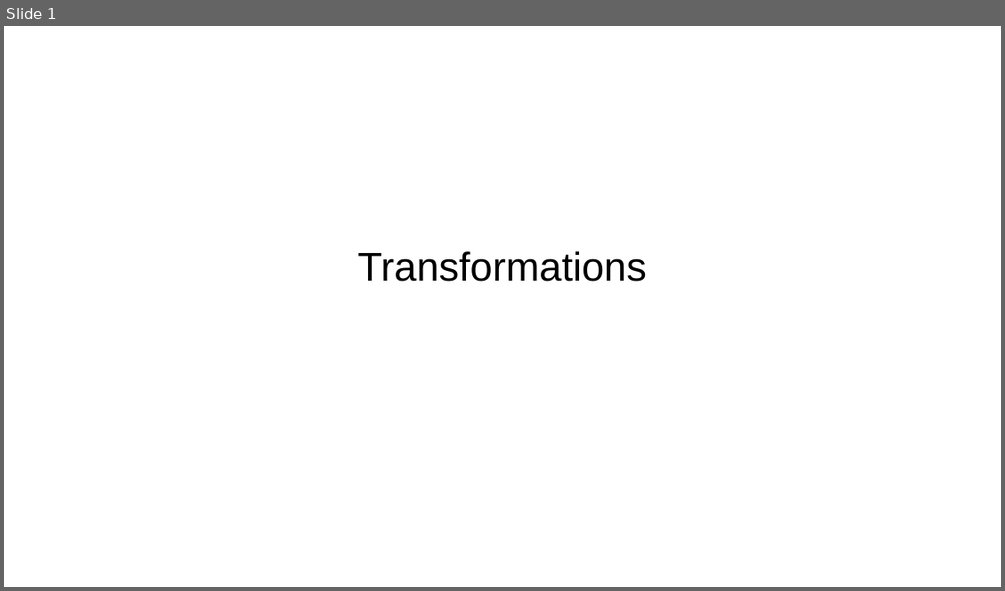
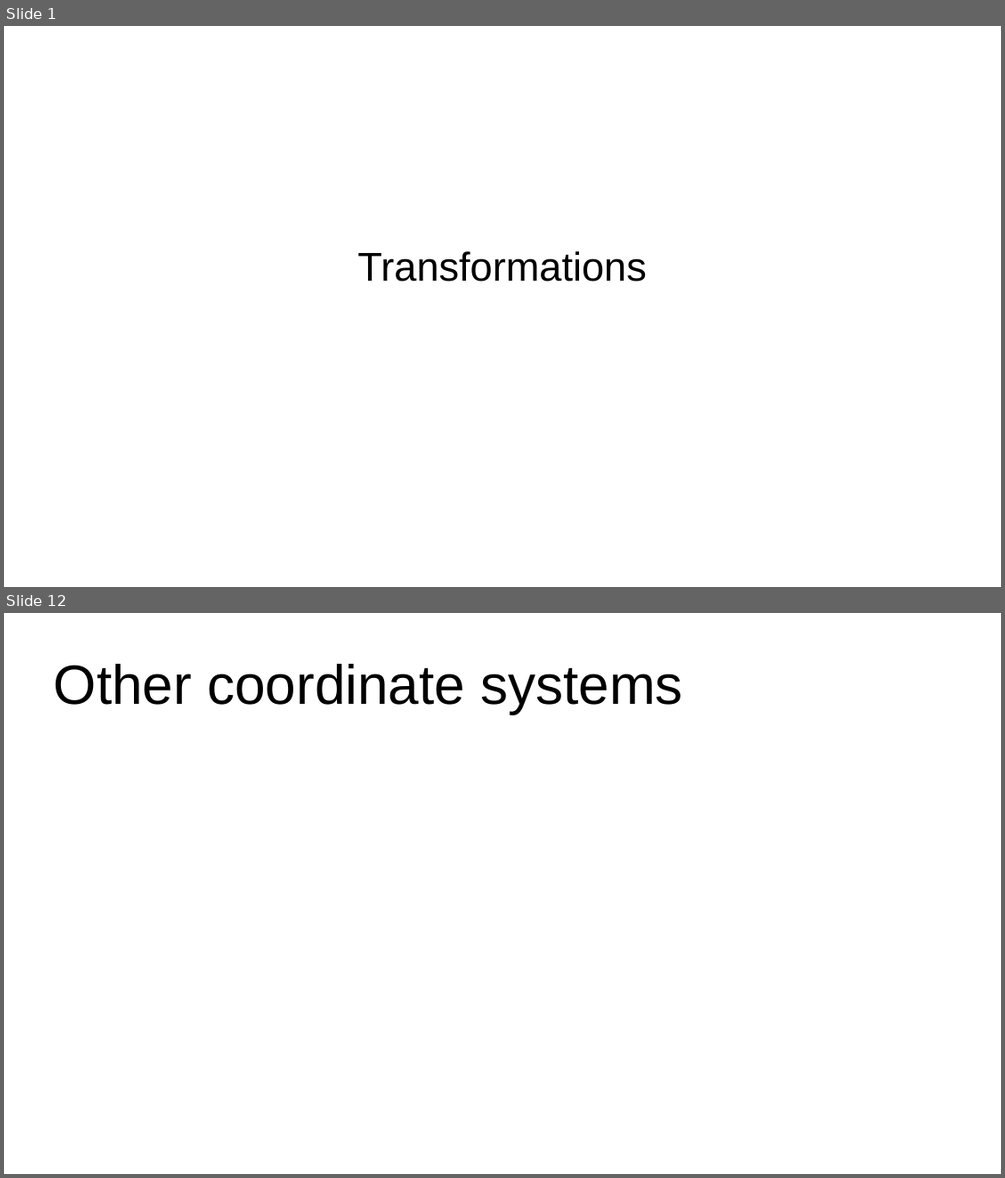
Before and after one commit to lorentzo/IntroductionToComputerGraphics, a slide deck: lectures/3_foundations_3d_scene/3_5_transformations.odp. Shown one above the other, each under a label of ours: slide 1 before the commit, slides 1 and 12 after it; the slides between them are not shown. The pictures are 1005x591 and 1005x1178 pixels, drawn with LibreOffice and Linux fonts; fonts in the diff are those of the drawing. Boxes give left, top, right and bottom in pixels: in the first picture for what was removed or moved away, otherwise in the second. Text is boxed around its words. In the diff, an @@ line names an element or a change of style, - is before the commit and + after.

```diff
--- a/lectures/3_foundations_3d_scene/3_5_transformations.odp
+++ b/lectures/3_foundations_3d_scene/3_5_transformations.odp
@@ slide 12 added at (4,613,1001,1174), background #FFFFFF @@
@@ title added at (54,664,683,714), 44 pt, text #000000 @@
+Other coordinate systems
```
Also in this commit, not shown: 1 slide changed, 9 other slides added, 2 other files.
